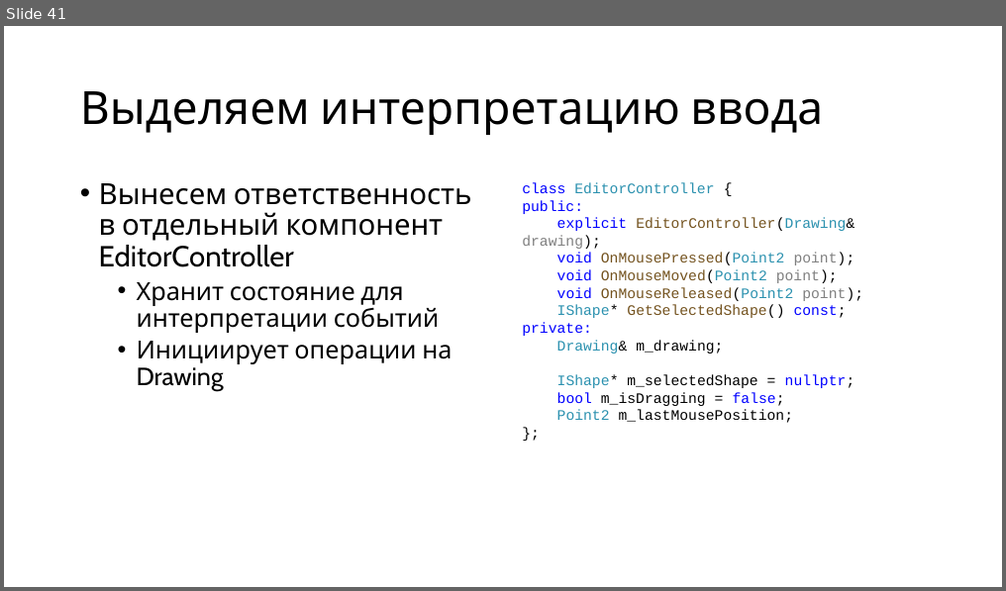
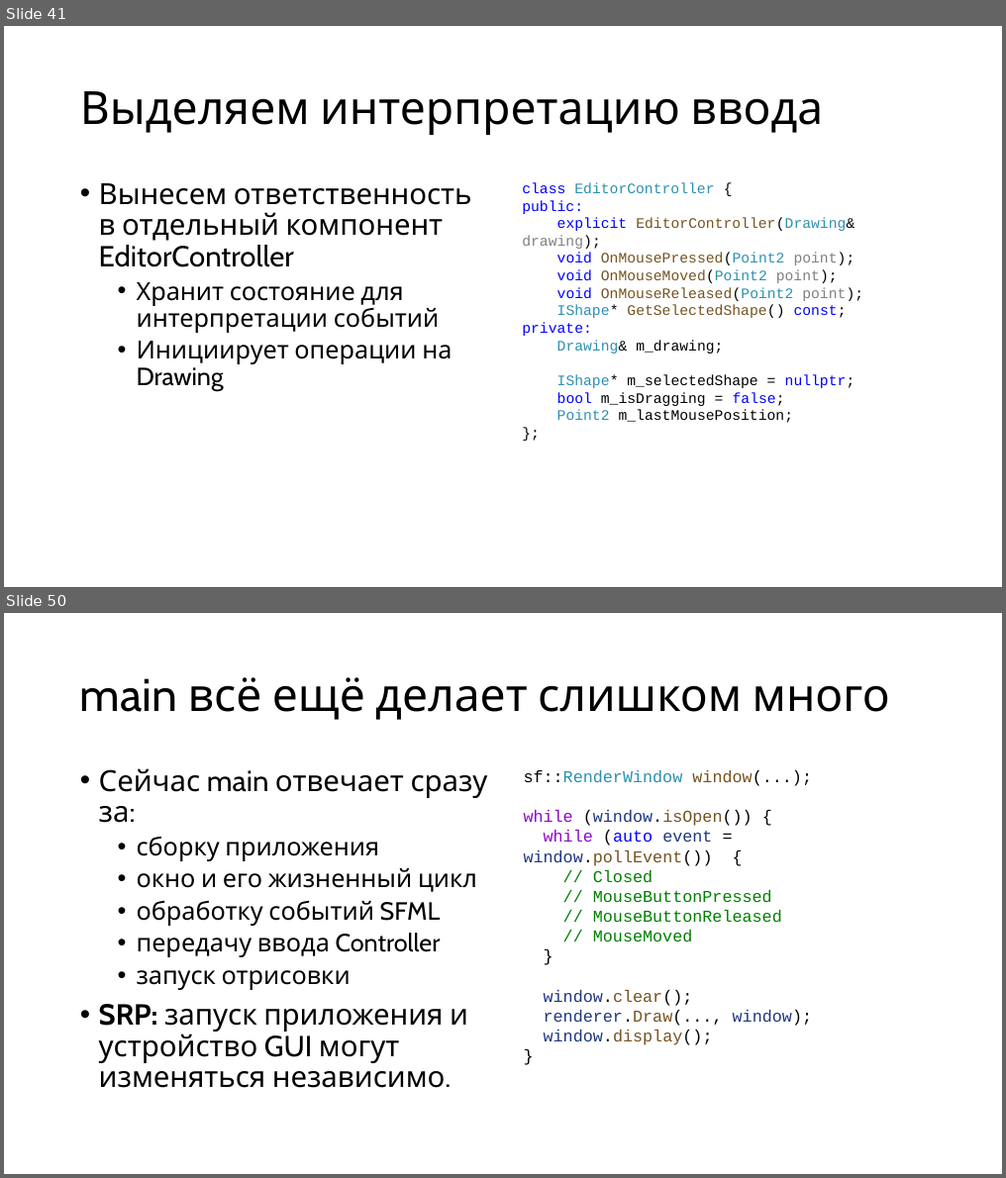
Before and after one commit to alexey-malov/ood, a slide deck: lectures/new/03. gui-app-design/gui-app-design.pptx. Shown one above the other, each under a label of ours: slide 41 before the commit, slides 41 and 50 after it; the slides between them are not shown. The pictures are 1006x591 and 1006x1178 pixels, drawn with LibreOffice and Linux fonts; fonts in the diff are those of the drawing. Boxes give left, top, right and bottom in pixels: in the first picture for what was removed or moved away, otherwise in the second. Text is boxed around its words. In the diff, an @@ line names an element or a change of style, - is before the commit and + after.

```diff
--- a/lectures/new/03. gui-app-design/gui-app-design.pptx
+++ b/lectures/new/03. gui-app-design/gui-app-design.pptx
@@ slide 50 added at <box>4,613,1002,1174</box>, background #FFFFFF @@
@@ title added at <box>80,677,890,720</box>, 44 pt, text #000000 @@
+main всё ещё делает слишком много
@@ text added at <box>99,768,488,1088</box>, 24 pt, text #000000 @@
+• Сейчас main отвечает сразу за:
+  • сборку приложения
+  • окно и его жизненный цикл
+  • обработку событий SFML
+  • передачу ввода Controller
+  • запуск отрисовки
+• SRP: запуск приложения и устройство GUI могут изменяться независимо.
@@ text added at <box>524,770,812,1046</box>, 16 pt, text #008000 @@
+sf::RenderWindow window(...);
+while (window.isOpen()) {
+while (auto event = window.pollEvent()) {
+// Closed
+// MouseButtonPressed
+// MouseButtonReleased
+// MouseMoved
+}
+window.clear();
+renderer.Draw(..., window);
+window.display();
+}
```
Also in this commit, not shown: 2 slides changed, 35 other slides added, 4 slides removed, 6 other files.
